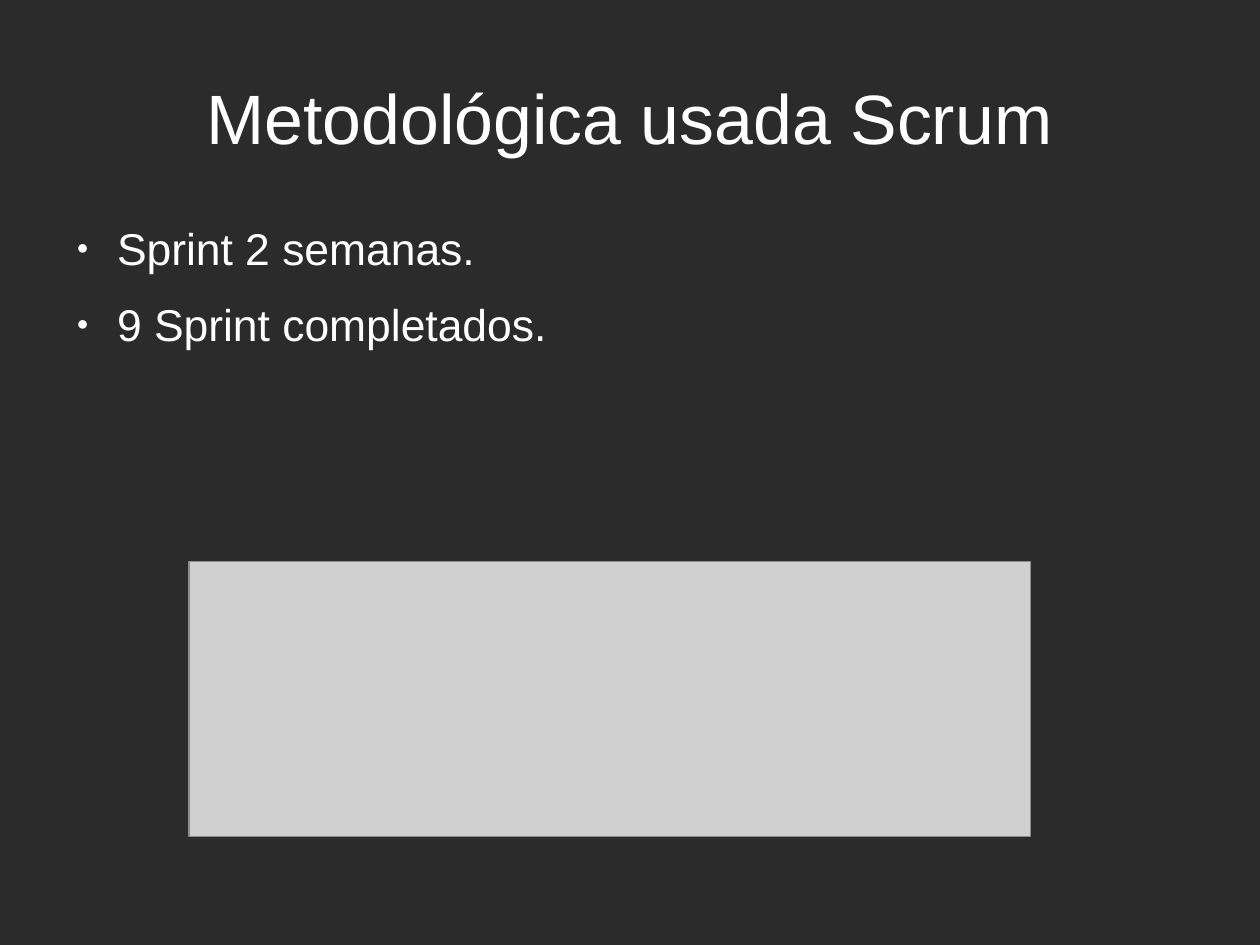
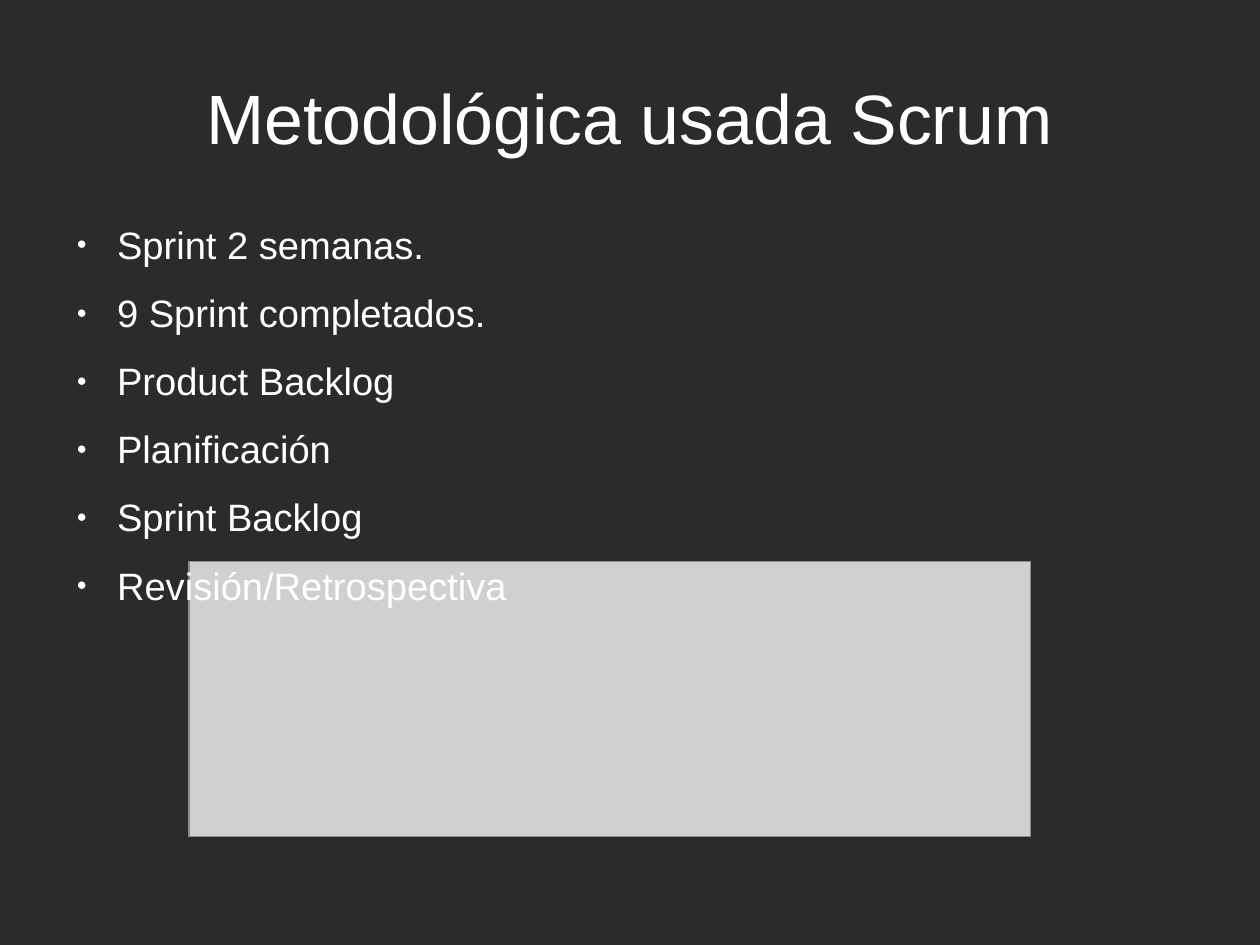
Before and after one commit to PlusCel/PlusCel, a slide deck: slide 5 of presentacion/PresentacionFinal.odp. Drawn at 1260x945 pixels with LibreOffice and Linux fonts; fonts in the diff are those of the drawing; grey boxes stand for pictures; background and template pictures are left out; a plain dark background stands for a picture behind light text. Boxes give left, top, right and bottom in pixels: in the first picture for what was removed or moved away, otherwise in the second. Text is boxed around its words. In the diff, an @@ line names an element or a change of style, - is before the commit and + after.

```diff
--- a/presentacion/PresentacionFinal.odp
+++ b/presentacion/PresentacionFinal.odp
@@ text at [117,231,486,335]: size 28 to 24 pt in "Sprint 2 semanas.", "9 Sprint completados." @@
@@ text at [117,367,507,608]: paragraphs added @@
+● Product Backlog
+● Planificación
+● Sprint Backlog
+● Revisión/Retrospectiva
```
Also in this commit, not shown: 5 other slides changed, 1 slide removed, 1 other file.
